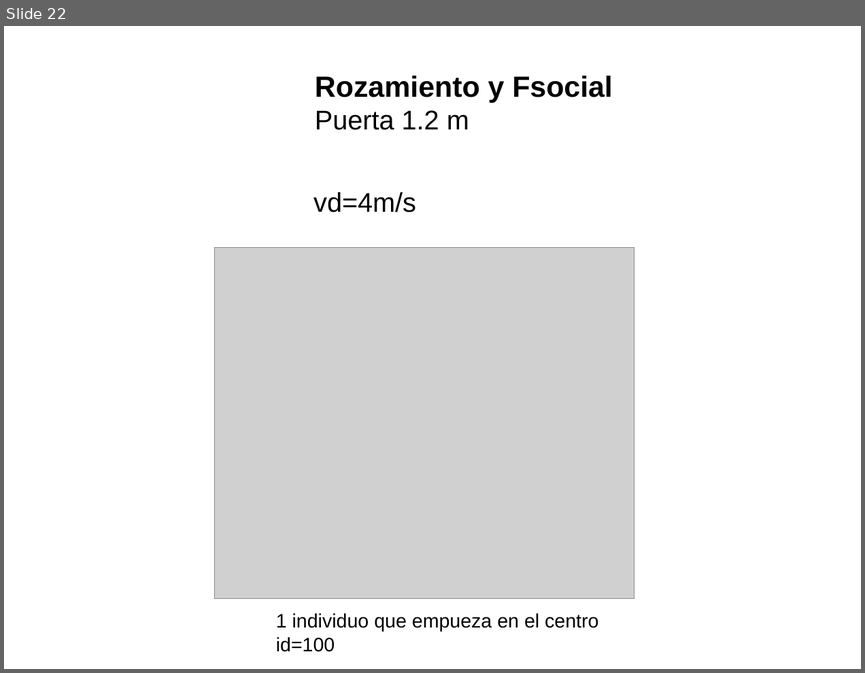
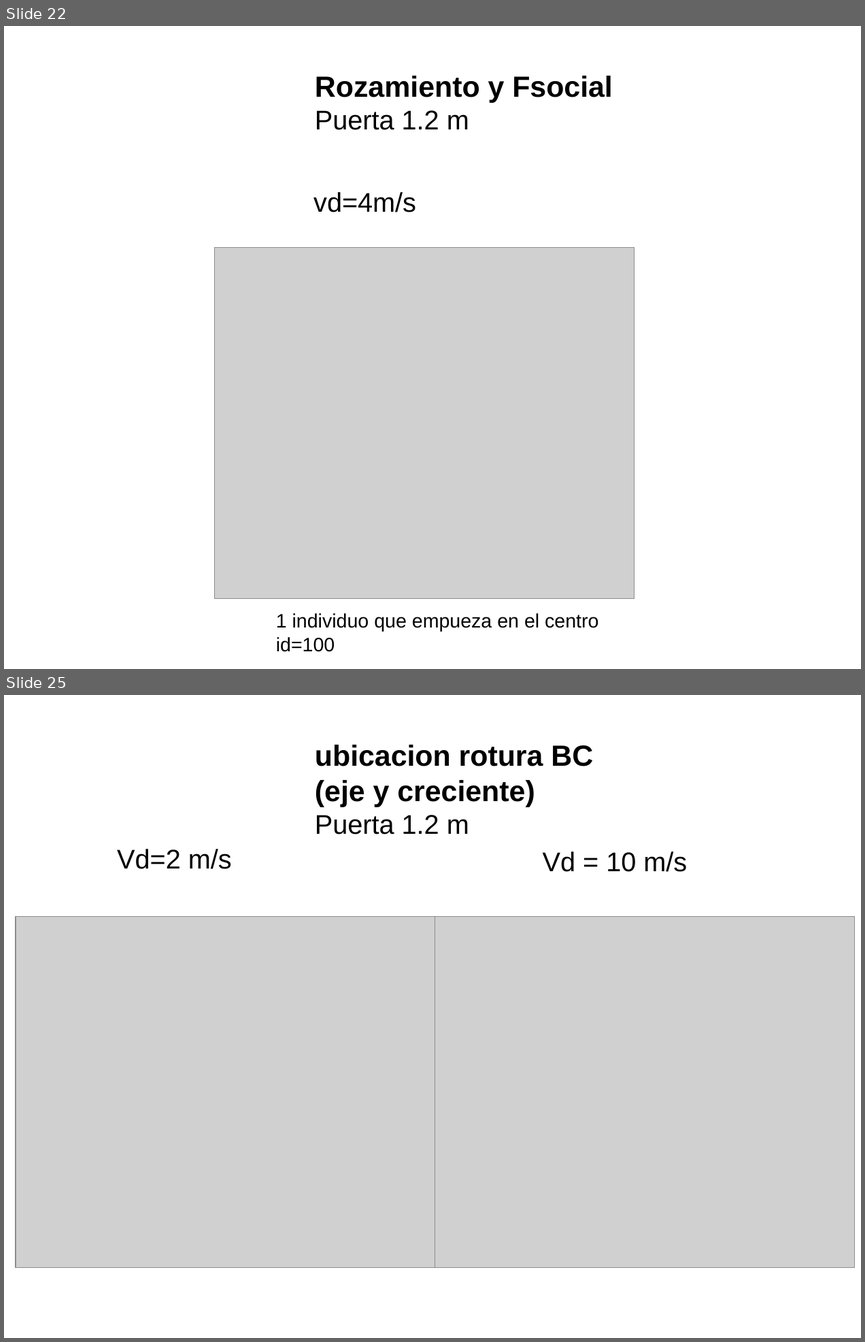
Before and after one commit to ignaciosticco/super_ath, a slide deck: present_superath1.odp. Shown one above the other, each under a label of ours: slide 22 before the commit, slides 22 and 25 after it; the slides between them are not shown. The pictures are 865x673 and 865x1342 pixels, drawn with LibreOffice and Linux fonts; fonts in the diff are those of the drawing; grey boxes stand for pictures. Boxes give left, top, right and bottom in pixels: in the first picture for what was removed or moved away, otherwise in the second. Text is boxed around its words. In the diff, an @@ line names an element or a change of style, - is before the commit and + after.

Commit message:
Posicion y ubicacion de rotura del BC

```diff
--- a/present_superath1.odp
+++ b/present_superath1.odp
@@ slide 25 added at (4, 695, 861, 1338), background #FFFFFF @@
@@ text added at (315, 745, 593, 834), 27 pt, text #000000, bold @@
+ubicacion rotura BC (eje y creciente)
+Puerta 1.2 m
@@ text added at (117, 849, 232, 869), 25 pt, text #000000 @@
+Vd=2 m/s
@@ text added at (543, 851, 687, 872), 25 pt, text #000000 @@
+Vd = 10 m/s
@@ picture added at (16, 916, 436, 1268) @@
@@ picture added at (434, 917, 855, 1268) @@
```
Also in this commit, not shown: 3 other slides added, 51 other files.
